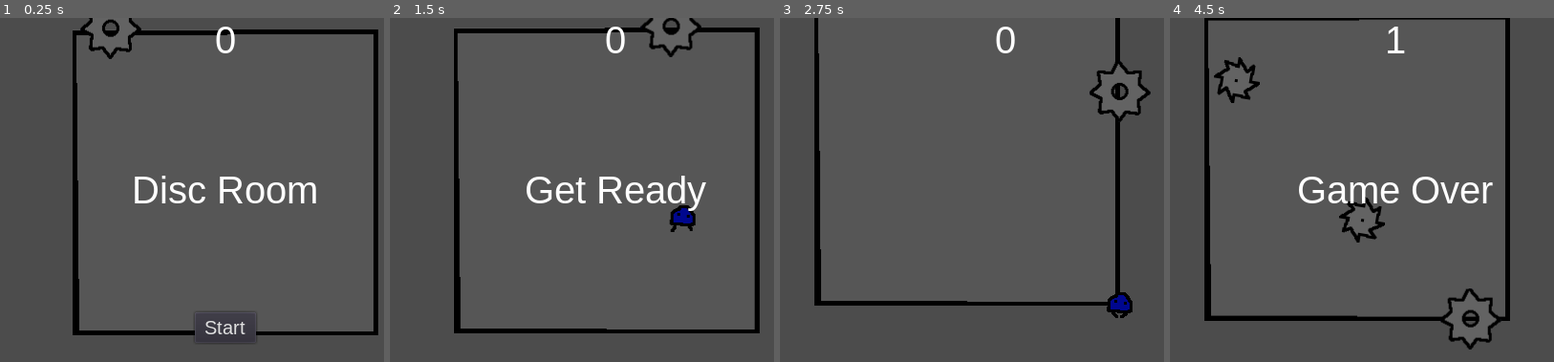
Above: before the commit, frames 1-4 (left to right).
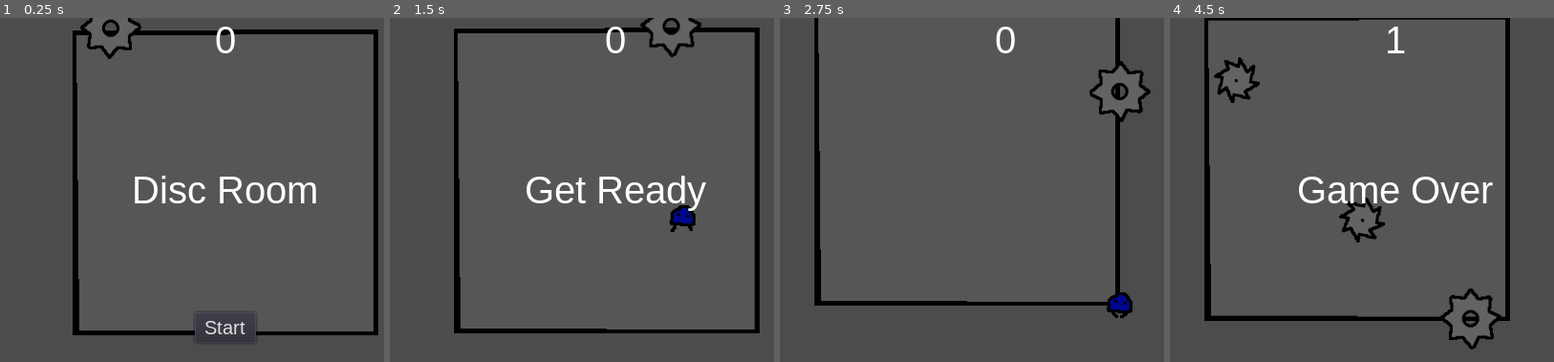
Above: after the commit, the same moments.

Repository: dulsi/SimpleDiscRoom
Game: Godot game, scene res://Main.tscn
The game is run twice, just before and just after one commit, with the same random seed, the same clock (stepped at 60 frames per second) and the same inputs.
Inputs:
- Up to frame 1 (0.25 s): no input
- Up to frame 2 (1.5 s): click "Start" at 0.5 s; hold Right (ui_right) from 1.28 s (still down)
- Up to frame 3 (2.75 s): release Right (ui_right) at 2.03 s; hold Down (ui_down) from 2.03 s (still down)
- Up to frame 4 (4.5 s): release Down (ui_down) at 2.78 s; hold Right (ui_right) 2.78-3.53 s; hold Up (ui_up) 3.53-4.28 s; hold Left (ui_left) from 4.28 s (still down)

The runs differ from the first frame. In frame 1, 0.3% of the frame differs, in the area x 20-37%, y 0-12%; in frame 2, 0.3%; in frame 3, 0.4%; in frame 4, 0.5%, in the area x 70-87%, y 78-97%.

Commit message:
Rotate wall disc.

Diff:
--- a/WallDisc.gd
+++ b/WallDisc.gd
@@ -9,4 +9,4 @@
 
 # Called every frame. 'delta' is the elapsed time since the previous frame.
 func _process(delta):
-	pass
+	$AnimatedSprite.rotation += 3.14 * 2 * delta
